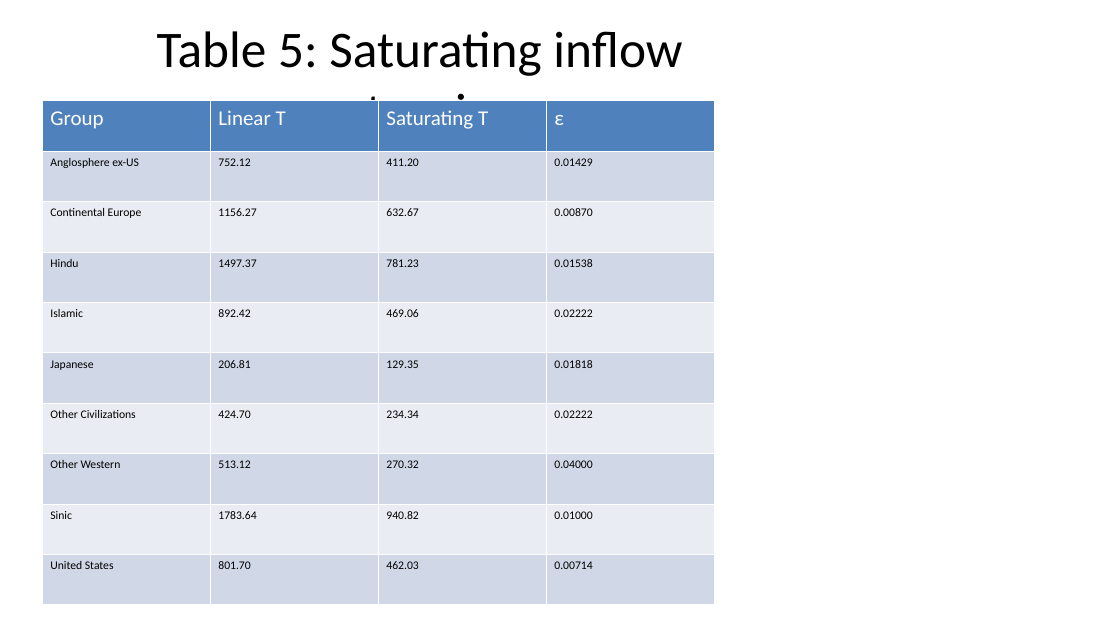
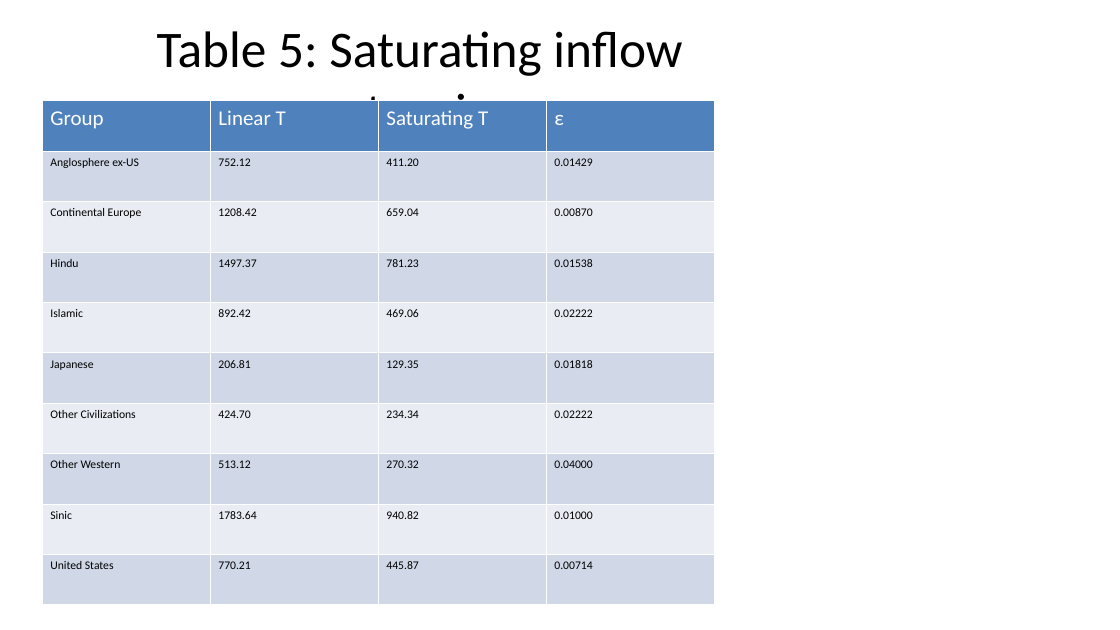
Before and after one commit to bougtoir/heat-accidents-mortality, a slide deck: slide 10 of researcher_mobility_ode/docs/manuscript_full_article_figures.pptx. Drawn at 1120x630 pixels with LibreOffice and Linux fonts; fonts in the diff are those of the drawing. Boxes give left, top, right and bottom in pixels: in the first picture for what was removed or moved away, otherwise in the second. Text is boxed around its words. In the diff, an @@ line names an element or a change of style, - is before the commit and + after.

```diff
--- a/researcher_mobility_ode/docs/manuscript_full_article_figures.pptx
+++ b/researcher_mobility_ode/docs/manuscript_full_article_figures.pptx
@@ table at <box>42,101,714,605</box> @@
-row 3, column 2: 1156.27
+row 3, column 2: 1208.42
-row 3, column 3: 632.67
+row 3, column 3: 659.04
-row 10, column 2: 801.70
+row 10, column 2: 770.21
-row 10, column 3: 462.03
+row 10, column 3: 445.87
```
Also in this commit, not shown: 8 other slides changed, 45 other files.
